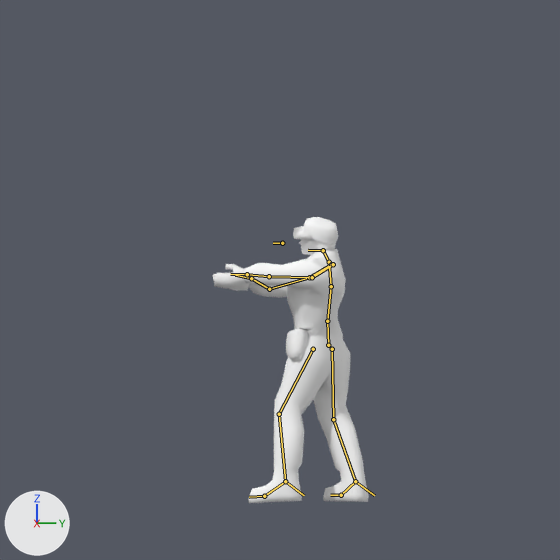
Renders of the Blender file trunk/data/blender/hero/heroken3.blend from each side of a commit.
The view is the same before and after, from the file's camera 'Camera'. Every picture has the same lights, and +X, +Y and +Z are marked at lower left. Both versions are drawn at the pose saved in each file; the numbers are the values there. The bones that bend it are drawn over the model as lines.
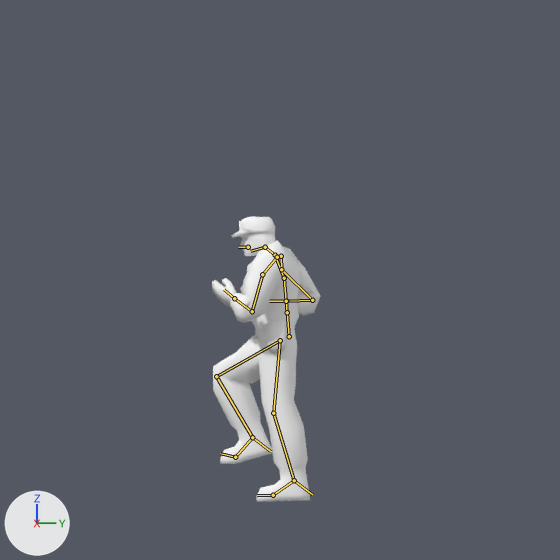
Boxes [x1, y1, x2, y2] around the edits, measured in the pictures (560 x 560 px):
'Cube.019', posed (31% narrower): before [213, 249, 369, 503]; after [212, 240, 320, 502]
'Cube.001', posed: before [293, 217, 338, 255]; after [231, 217, 275, 256]
bone 'Hip', root to tip: before (328, 345) to (327, 321); after (289, 336) to (287, 312)
bone 'Rower Back', root to tip: before (327, 321) to (331, 286); after (287, 312) to (284, 278)
bone 'Upper Back', root to tip: before (331, 286) to (329, 262); after (284, 278) to (275, 255)
bone 'Neck', root to tip: before (329, 262) to (323, 250); after (275, 255) to (265, 247)
bone 'Head', root to tip: before (323, 250) to (308, 250); after (265, 247) to (250, 251)
bone 'Shoulder.R', root to tip: before (331, 264) to (309, 277); after (281, 256) to (281, 269)
bone 'Upper Arm.R', root to tip: before (309, 277) to (269, 289); after (281, 269) to (312, 300)
bone 'Forearm.R', root to tip: before (269, 289) to (251, 278); after (312, 300) to (286, 301)
bone 'Hand.R', root to tip: before (251, 278) to (235, 275); after (286, 301) to (269, 301)
bone 'Shoulder.L', root to tip: before (333, 264) to (312, 277); after (277, 257) to (262, 274)
bone 'Upper Arm.L', root to tip: before (312, 277) to (269, 276); after (262, 274) to (252, 311)
bone 'Forearm.L', root to tip: before (269, 276) to (247, 274); after (252, 311) to (234, 298)
bone 'Hand.L', root to tip: before (247, 274) to (230, 274); after (234, 298) to (224, 289)
bone 'Upper Leg.R', root to tip: before (332, 349) to (333, 419); after (280, 340) to (216, 376)
bone 'Foot.R', root to tip: before (355, 481) to (341, 495); after (252, 437) to (235, 457)
bone 'Toes.R', root to tip: before (341, 495) to (330, 495); after (235, 457) to (220, 453)
bone 'Foot.L', root to tip: before (285, 481) to (264, 496); after (294, 480) to (273, 495)
bone 'IK_Forearm.L', root to tip: before (247, 274) to (247, 276); after (234, 298) to (234, 300)
bone 'IK_Forearm.R', root to tip: before (251, 278) to (251, 280); after (286, 301) to (286, 302)
bone 'IK_Lower Leg.R', root to tip: before (355, 481) to (374, 495); after (252, 437) to (271, 451)
bone 'IK_Lower Leg.L', root to tip: before (285, 481) to (304, 495); after (294, 480) to (312, 494)

Patch to the scene script:
```diff
--- a/trunk/data/blender/hero/heroken3.blend.py
+++ b/trunk/data/blender/hero/heroken3.blend.py
@@ bone_hip @@
 bone_hip = bpy.data.objects['Armature.Hero'].pose.bones['Hip']
-bone_hip.location = (0.0, -0.176, -0.602)
-bone_hip.rotation_quaternion = (0.924, 0.0, -0.382, 0.028)  # degrees (-2, -45, 4)
+bone_hip.location = (0.0, 0.0, 0.0)
+bone_hip.rotation_quaternion = (1.0, 0.0, 0.0, 0.0)  # degrees (0, 0, 0)
@@ bone_rower_back @@
 bone_rower_back = bpy.data.objects['Armature.Hero'].pose.bones['Rower Back']  # child of 'Hip'
-bone_rower_back.rotation_quaternion = (0.905, 0.047, 0.417, 0.068)  # degrees (12, 48, 14)
+bone_rower_back.rotation_quaternion = (0.98, 0.151, -0.129, -0.018)  # degrees (18, -14, -4)
@@ bone_upper_back @@
 bone_upper_back = bpy.data.objects['Armature.Hero'].pose.bones['Upper Back']  # child of 'Rower Back'
-bone_upper_back.rotation_quaternion = (1.0, 0.0, 0.0, 0.0)  # degrees (0, 0, 0)
+bone_upper_back.rotation_quaternion = (0.999, 0.036, -0.004, -0.023)  # degrees (4, 0, -3)
@@ bone_neck @@
 bone_neck = bpy.data.objects['Armature.Hero'].pose.bones['Neck']  # child of 'Upper Back'
-bone_neck.rotation_quaternion = (0.982, -0.079, -0.147, 0.093)  # degrees (-11, -16, 12)
+bone_neck.rotation_quaternion = (0.991, 0.0, 0.103, -0.08)  # degrees (-1, 12, -9)
@@ bone_head @@
 bone_head = bpy.data.objects['Armature.Hero'].pose.bones['Head']  # child of 'Neck'
-bone_head.rotation_quaternion = (0.972, 0.018, -0.217, 0.093)  # degrees (0, -25, 11)
+bone_head.rotation_quaternion = (0.998, 0.064, -0.014, -0.001)  # degrees (7, -2, 0)
@@ bone_shoulder_r @@
 bone_shoulder_r = bpy.data.objects['Armature.Hero'].pose.bones['Shoulder.R']  # child of 'Upper Back'
-bone_shoulder_r.rotation_quaternion = (0.987, 0.104, -0.062, 0.105)  # degrees (11, -8, 11)
+bone_shoulder_r.rotation_quaternion = (1.0, 0.0, 0.0, 0.0)  # degrees (0, 0, 0)
@@ bone_upper_arm_r @@
 bone_upper_arm_r = bpy.data.objects['Armature.Hero'].pose.bones['Upper Arm.R']  # child of 'Shoulder.R'
-bone_upper_arm_r.rotation_quaternion = (1.0, 0.0, 0.0, 0.0)  # degrees (0, 0, 0)
+bone_upper_arm_r.rotation_quaternion = (0.456, -0.251, -0.477, -0.708)  # degrees (47, -52, -138)
@@ bone_forearm_r @@
 bone_forearm_r = bpy.data.objects['Armature.Hero'].pose.bones['Forearm.R']  # child of 'Upper Arm.R'
-bone_forearm_r.rotation_quaternion = (0.877, 0.323, 0.314, -0.166)  # degrees (38, 41, -7)
+bone_forearm_r.rotation_quaternion = (0.991, -0.113, -0.057, 0.04)  # degrees (-13, -6, 5)
@@ bone_hand_r @@
 bone_hand_r = bpy.data.objects['Armature.Hero'].pose.bones['Hand.R']  # child of 'Forearm.R'
-bone_hand_r.location = (0.002, 0.001, -0.005)
-bone_hand_r.rotation_quaternion = (0.672, 0.1, 0.629, -0.377)  # degrees (-61, 67, -101)
+bone_hand_r.location = (0.0, 0.0, 0.0)
+bone_hand_r.rotation_quaternion = (1.0, 0.0, 0.0, 0.0)  # degrees (0, 0, 0)
@@ bone_shoulder_l @@
 bone_shoulder_l = bpy.data.objects['Armature.Hero'].pose.bones['Shoulder.L']  # child of 'Upper Back'
-bone_shoulder_l.rotation_quaternion = (0.975, 0.144, 0.085, -0.145)  # degrees (15, 12, -15)
+bone_shoulder_l.rotation_quaternion = (1.0, 0.0, 0.0, 0.0)  # degrees (0, 0, 0)
@@ bone_upper_arm_l @@
 bone_upper_arm_l = bpy.data.objects['Armature.Hero'].pose.bones['Upper Arm.L']  # child of 'Shoulder.L'
-bone_upper_arm_l.rotation_quaternion = (0.992, 0.075, -0.087, -0.052)  # degrees (9, -9, -7)
+bone_upper_arm_l.rotation_quaternion = (0.487, -0.234, 0.506, 0.672)  # degrees (50, 54, 135)
@@ bone_forearm_l @@
 bone_forearm_l = bpy.data.objects['Armature.Hero'].pose.bones['Forearm.L']  # child of 'Upper Arm.L'
-bone_forearm_l.rotation_quaternion = (0.995, 0.083, -0.062, -0.006)  # degrees (10, -7, -1)
+bone_forearm_l.rotation_quaternion = (0.993, -0.106, -0.002, -0.054)  # degrees (-12, -1, -6)
@@ bone_hand_l @@
 bone_hand_l = bpy.data.objects['Armature.Hero'].pose.bones['Hand.L']  # child of 'Forearm.L'
-bone_hand_l.location = (0.0, -0.003, 0.005)
-bone_hand_l.rotation_quaternion = (0.497, 0.09, -0.846, 0.171)  # degrees (24, -119, -2)
+bone_hand_l.location = (0.0, 0.0, 0.0)
+bone_hand_l.rotation_quaternion = (1.0, 0.0, 0.0, 0.0)  # degrees (0, 0, 0)
@@ bone_upper_leg_r @@
 bone_upper_leg_r = bpy.data.objects['Armature.Hero'].pose.bones['Upper Leg.R']  # child of 'Hip'
-bone_upper_leg_r.rotation_quaternion = (1.0, 0.0, 0.0, 0.0)  # degrees (0, 0, 0)
+bone_upper_leg_r.rotation_quaternion = (0.981, -0.038, -0.191, -0.021)  # degrees (-4, -22, -2)
@@ bone_foot_r @@
 bone_foot_r = bpy.data.objects['Armature.Hero'].pose.bones['Foot.R']  # child of 'Lower Leg.R'
-bone_foot_r.rotation_quaternion = (0.984, -0.168, -0.046, 0.023)  # degrees (-19, -5, 4)
+bone_foot_r.rotation_quaternion = (0.982, -0.044, 0.04, 0.179)  # degrees (-4, 5, 20)
@@ bone_toes_r @@
 bone_toes_r = bpy.data.objects['Armature.Hero'].pose.bones['Toes.R']  # child of 'Foot.R'
-bone_toes_r.rotation_quaternion = (1.0, 0.0, 0.0, 0.0)  # degrees (0, 0, 0)
+bone_toes_r.rotation_quaternion = (0.967, 0.254, -0.006, -0.001)  # degrees (29, -1, 0)
@@ bone_foot_l @@
 bone_foot_l = bpy.data.objects['Armature.Hero'].pose.bones['Foot.L']  # child of 'Lower Leg.L'
-bone_foot_l.rotation_quaternion = (0.931, -0.012, -0.239, -0.276)  # degrees (7, -27, -35)
+bone_foot_l.rotation_quaternion = (0.997, -0.041, 0.051, -0.033)  # degrees (-5, 6, -4)
@@ bone_ik_forearm_l @@
 bone_ik_forearm_l = bpy.data.objects['Armature.Hero'].pose.bones['IK_Forearm.L']
-bone_ik_forearm_l.location = (-1.452, -0.237, 0.58)
+bone_ik_forearm_l.location = (-0.979, -0.547, 0.768)
@@ bone_ik_forearm_r @@
 bone_ik_forearm_r = bpy.data.objects['Armature.Hero'].pose.bones['IK_Forearm.R']
-bone_ik_forearm_r.location = (1.568, -0.314, 0.506)
+bone_ik_forearm_r.location = (0.993, -0.587, -0.031)
@@ bone_ik_lower_leg_r @@
 bone_ik_lower_leg_r = bpy.data.objects['Armature.Hero'].pose.bones['IK_Lower Leg.R']
-bone_ik_lower_leg_r.location = (0.386, 0.875, 0.65)
+bone_ik_lower_leg_r.location = (0.2, -0.813, 0.236)
@@ bone_ik_lower_leg_l @@
 bone_ik_lower_leg_l = bpy.data.objects['Armature.Hero'].pose.bones['IK_Lower Leg.L']
-bone_ik_lower_leg_l.location = (-0.2, 0.0, 0.0)
+bone_ik_lower_leg_l.location = (-0.2, 0.1, 0.086)
```
